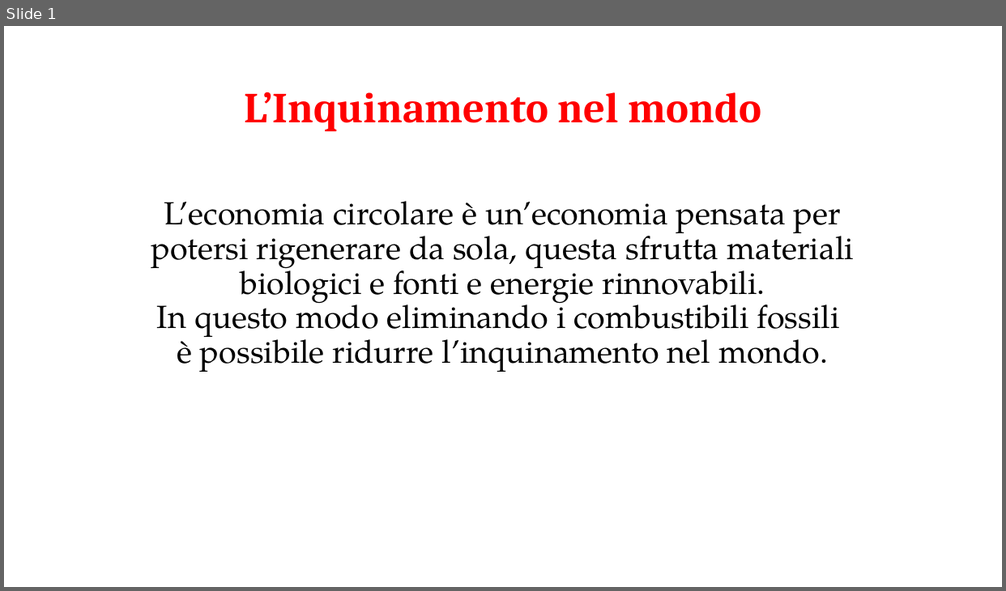
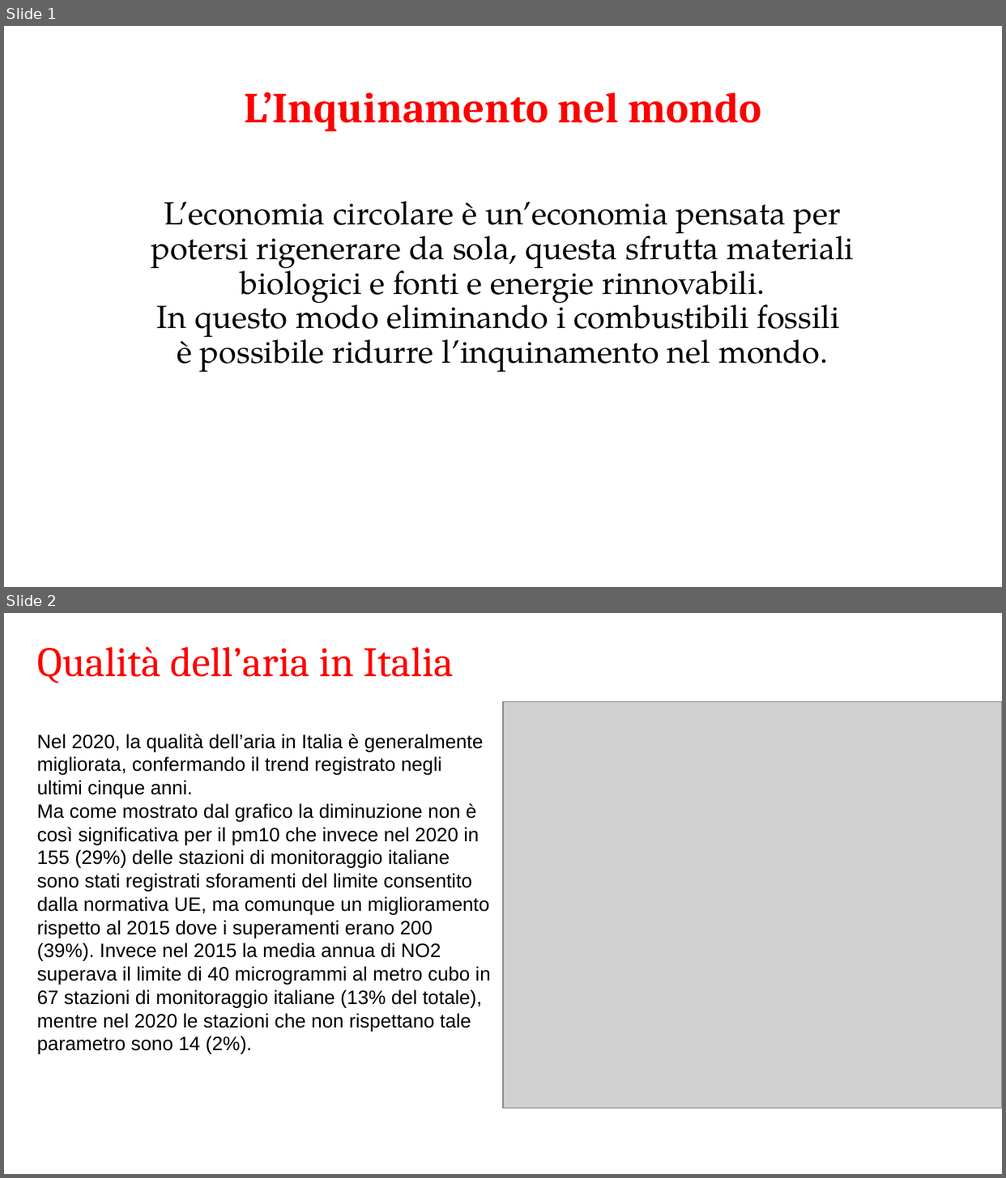
Before and after one commit to FrancescoZeno/Compito-2bi, a slide deck: pptx compito R/matematica.pptx. Shown one above the other, each under a label of ours: slide 1 before the commit, slides 1 and 2 after it. The pictures are 1006x591 and 1006x1178 pixels, drawn with LibreOffice and Linux fonts; fonts in the diff are those of the drawing; grey boxes stand for pictures. Boxes give left, top, right and bottom in pixels: in the first picture for what was removed or moved away, otherwise in the second. Text is boxed around its words. In the diff, an @@ line names an element or a change of style, - is before the commit and + after.

```diff
--- a/pptx compito R/matematica.pptx
+++ b/pptx compito R/matematica.pptx
@@ slide 2 added at (x1=4, y1=613, x2=1002, y2=1174), background #FFFFFF @@
@@ text added at (x1=37, y1=646, x2=453, y2=683), 30.2 pt, text #FF0000 @@
+Qualità dell’aria in Italia
@@ picture added at (x1=503, y1=702, x2=1002, y2=1109) @@
@@ text added at (x1=37, y1=734, x2=491, y2=1054), 14 pt, text #000000 @@
+Nel 2020, la qualità dell’aria in Italia è generalmente migliorata, confermando il trend registrato negli ultimi cinque anni.
+Ma come mostrato dal grafico la diminuzione non è così significativa per il pm10 che invece nel 2020 in 155 (29%) delle stazioni di monitoraggio italiane sono stati registrati sforamenti del limite consentito dalla normativa UE, ma comunque un miglioramento rispetto al 2015 dove i superamenti erano 200 (39%). Invece nel 2015 la media annua di NO2 superava il limite di 40 microgrammi al metro cubo in 67 stazioni di monitoraggio italiane (13% del totale), mentre nel 2020 le stazioni che non rispettano tale parametro sono 14 (2%).
```
Also in this commit, not shown: 1 other slide added, 5 slides removed, 21 other files.
